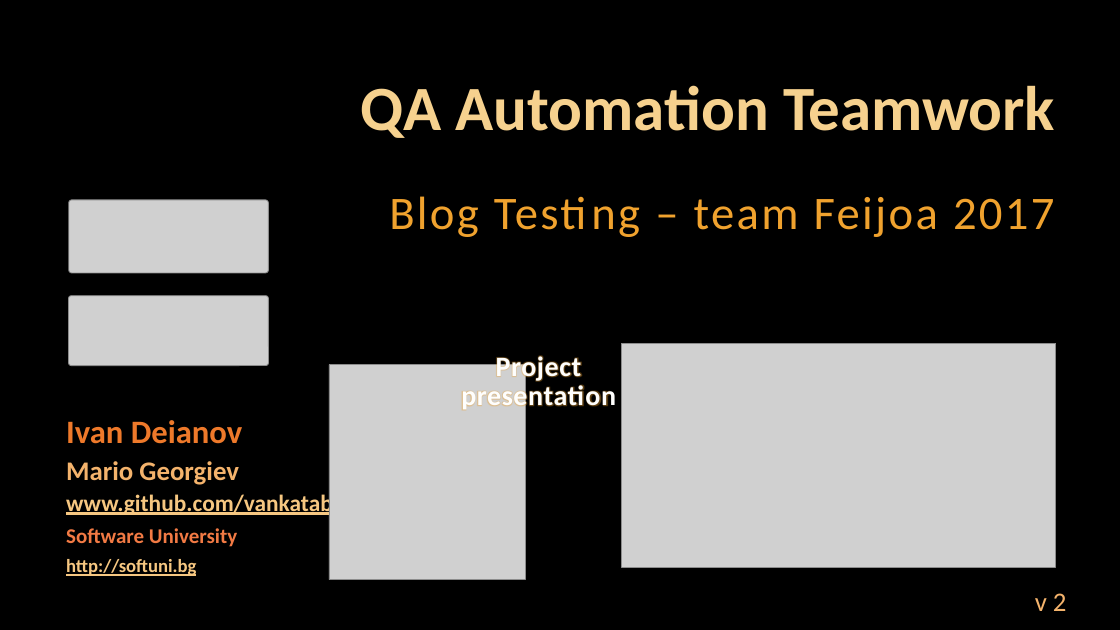
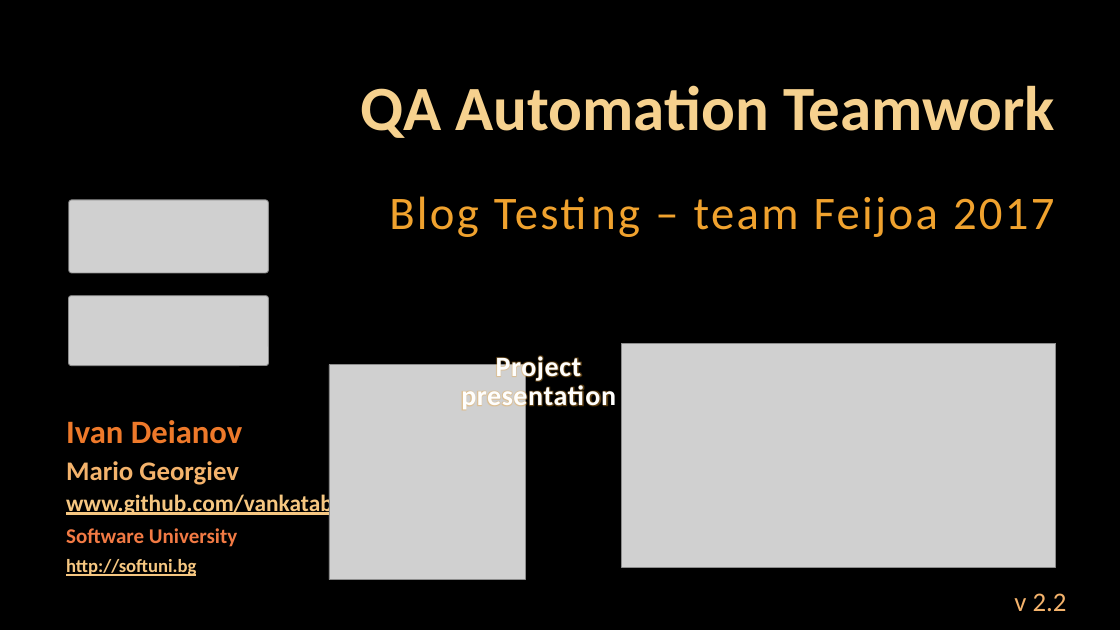
Before and after one commit to vankatabe/Feijoa, a slide deck: slide 1 of Documentation/SoftUni-QA_Automation-BlogProject-Feijoa-Features.pptx. Drawn at 1120x630 pixels with LibreOffice and Linux fonts; fonts in the diff are those of the drawing; grey boxes stand for pictures; background and template pictures are left out. Boxes give left, top, right and bottom in pixels: in the first picture for what was removed or moved away, otherwise in the second. Text is boxed around its words. In the diff, an @@ line names an element or a change of style, - is before the commit and + after.

```diff
--- a/Documentation/SoftUni-QA_Automation-BlogProject-Feijoa-Features.pptx
+++ b/Documentation/SoftUni-QA_Automation-BlogProject-Feijoa-Features.pptx
@@ text at <box>1014,593,1067,611</box>: text changed @@
-v 2
+v 2.2
```
Also in this commit, not shown: 1 other slide changed, 14 other files.
